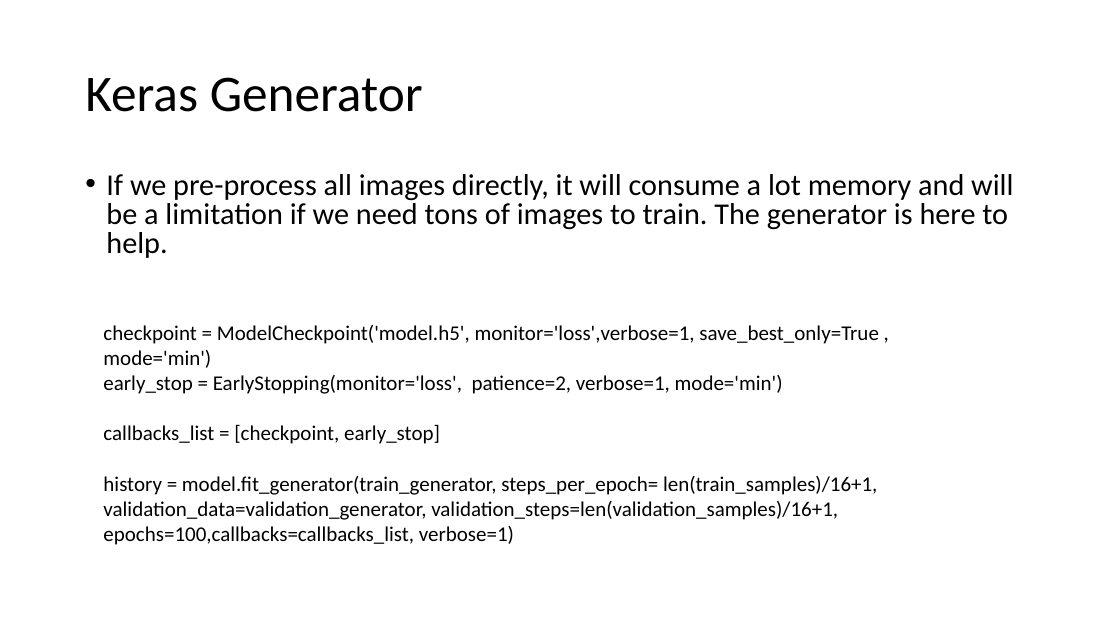
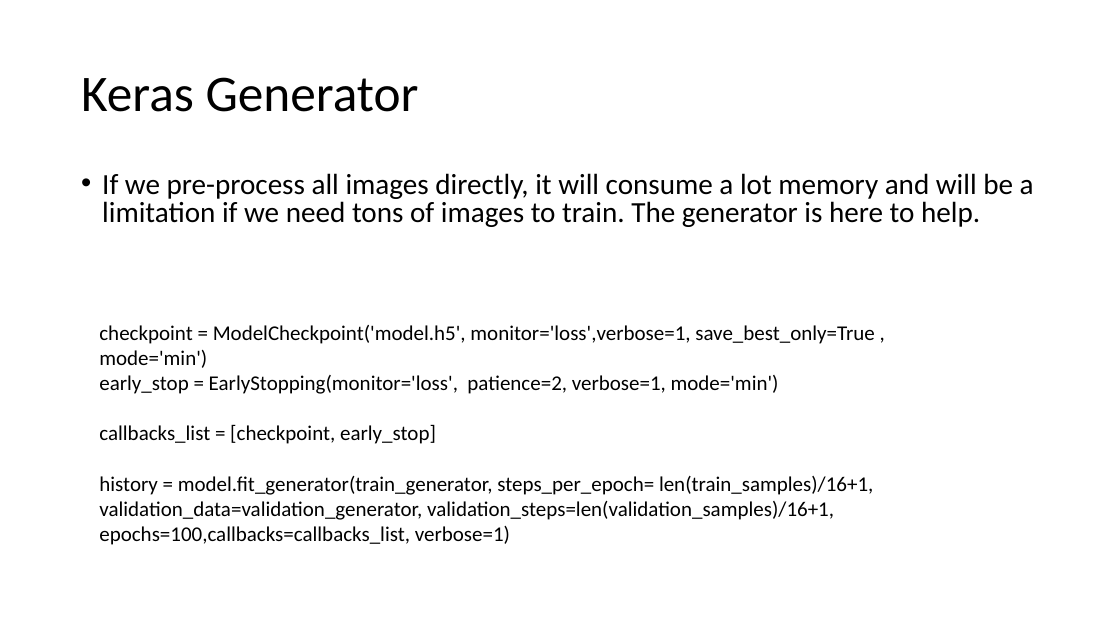
Before and after one commit to ligenchang/carvana-image-masking-challenge, a slide deck: slide 15 of Presentaton.pptx (slide 8 before the commit). Drawn at 1120x630 pixels with LibreOffice and Linux fonts; fonts in the diff are those of the drawing. Boxes give left, top, right and bottom in pixels: in the first picture for what was removed or moved away, otherwise in the second. Text is boxed around its words. In the diff, an @@ line names an element or a change of style, - is before the commit and + after.

```diff
--- a/Presentaton.pptx
+++ b/Presentaton.pptx
@@ title "Keras Generator": place and size @@
-title "Keras Generator" at bbox=[85, 77, 423, 112]
+title "Keras Generator" at bbox=[81, 77, 419, 112]
@@ text "If we pre-process all images ..." at bbox=[102, 173, 1034, 227]: size 25.9 to 25 pt; line spacing 0.8 to 0.81 @@
@@ text "checkpoint = ModelCheckpoint('model.h5', monitor='loss',verb ...": place and size @@
-text "checkpoint = ModelCheckpoint('model.h5', monitor='loss',verb ..." at bbox=[103, 325, 879, 545]
+text "checkpoint = ModelCheckpoint('model.h5', monitor='loss',verb ..." at bbox=[99, 325, 875, 545]
```
Also in this commit, not shown: 6 other slides changed, 7 slides added, 1 slide removed.
